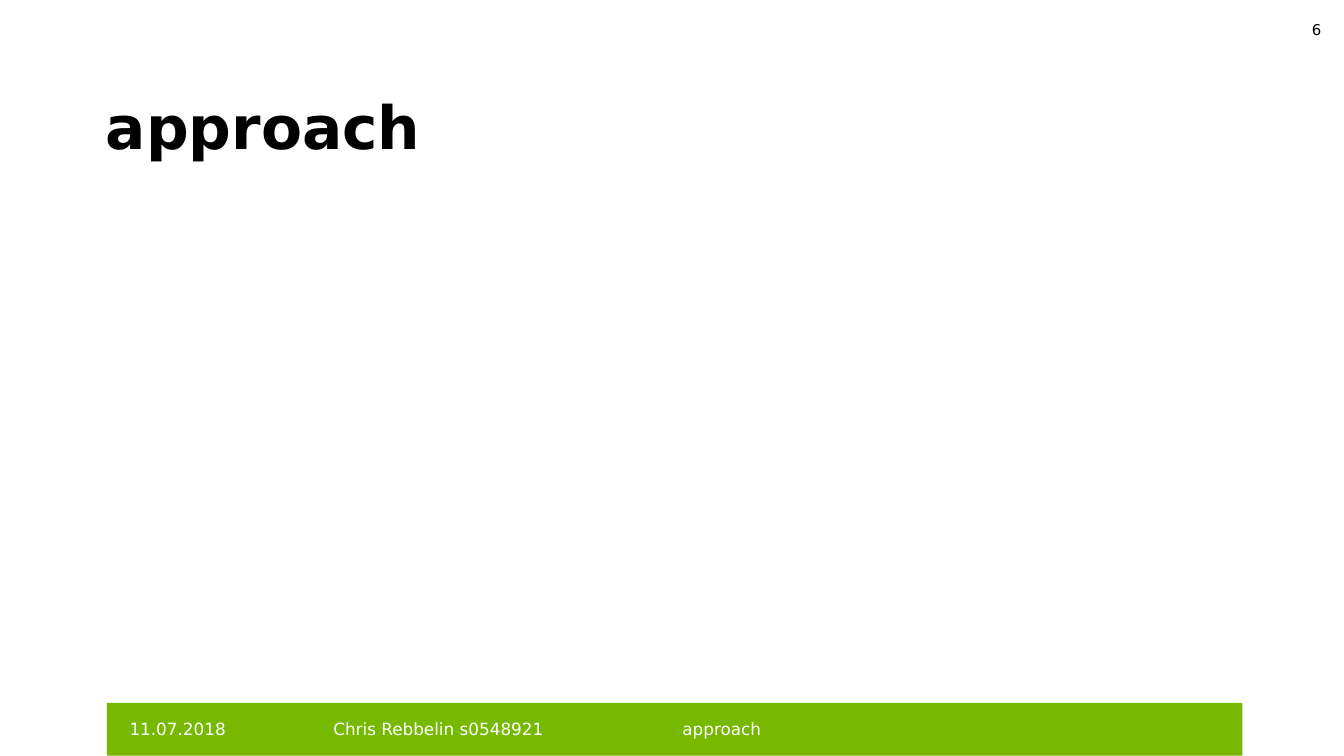
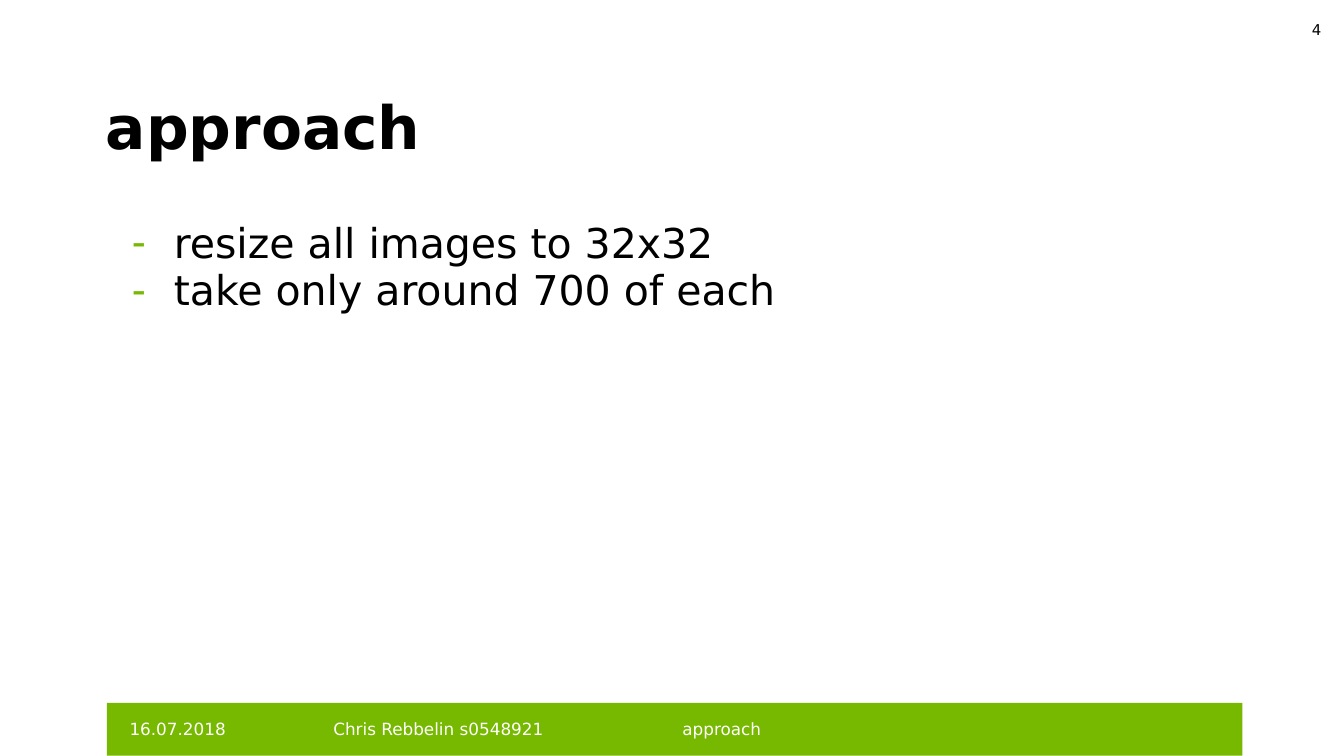
Before and after one commit to HeleleF/cnnProjUni, a slide deck: slide 4 of beleggg.pptx (slide 6 before the commit). Drawn at 1344x756 pixels with LibreOffice and Linux fonts; fonts in the diff are those of the drawing; background and template pictures are left out. Boxes give left, top, right and bottom in pixels: in the first picture for what was removed or moved away, otherwise in the second. Text is boxed around its words. In the diff, an @@ line names an element or a change of style, - is before the commit and + after.

```diff
--- a/beleggg.pptx
+++ b/beleggg.pptx
@@ page number at <box>1312,24,1321,35</box>: text changed @@
-6
+4
@@ text added at <box>174,226,775,314</box>, 22 pt, text #000000 @@
+  – resize all images to 32x32
+  – take only around 700 of each
@@ text at <box>130,722,226,736</box>: text changed @@
-11.07.2018
+16.07.2018
```
Also in this commit, not shown: 10 other slides changed, 11 slides added, 1 other file.
